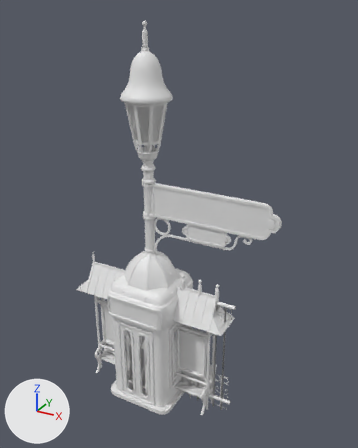
The Blender file Props/Street/Props_Street.blend as it was, and as the next commit left it.
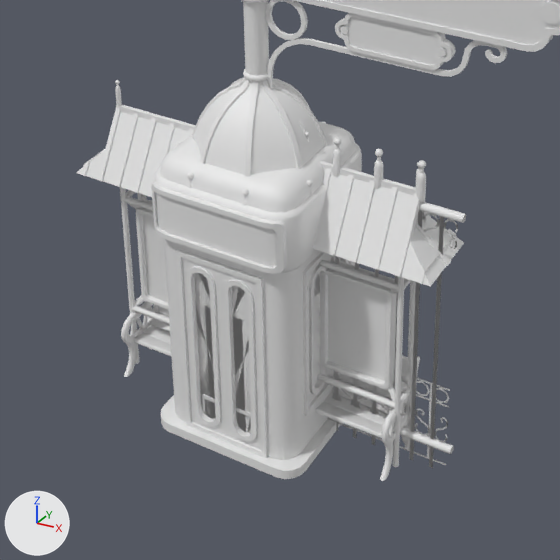
Each version is shown whole from a 50 mm lens placed at (5.14, -8.08, 8.44), pointed at (0.53, 0.3, 4.25), then close up on the part from 13% to 77% of the width and 49% to 100% of the height. Arrows for +X, +Y and +Z are at lower left; the lights stay in place. The older version's two pictures come first.

In view in the first close-up: 'Prop_Street_Bench', 'Prop_Street_Fence_Low_Section', 'Prop_Street_Fence_Tall_Section', 'Prop_Street_NewsPillar', 'Prop_Street_SignBoard', 'Prop_Street_StreetSign', 'Prop_Street_StreetSign_Pole', 'Prop_Street_TelegraphBooth', 'Prop_Street_TelegraphBooth_Door' and 1 more.
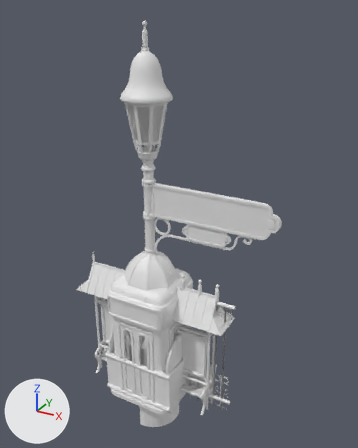
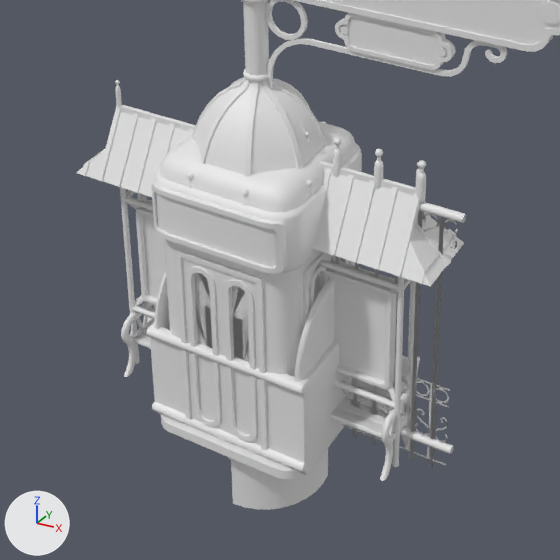
Commit message: Added Street Dumpster

Edits to the bpy script that builds the scene:
```text
Add me_prop_street_dumpster_lid:
    me_prop_street_dumpster_lid.from_pydata(...)  # 138 vertices, 118 faces; spans x 0.0..0.65, y -0.77..0.13, z -0.75..0.75
Add me_prop_street_dumpster:
    me_prop_street_dumpster.from_pydata(...)  # 234 vertices, 257 faces; spans x -0.85..0.85, y -0.75..0.75, z 0.0..1.8
    me_prop_street_dumpster.polygons.foreach_set('use_smooth', [True] * 257)
Add ob_prop_street_dumpster_lid:
    ob_prop_street_dumpster_lid = bpy.data.objects.new('Prop_Street_Dumpster_Lid', me_prop_street_dumpster_lid)
    ob_prop_street_dumpster_lid.location = (0.0, 0.0, 0.0)
    _m = ob_prop_street_dumpster_lid.modifiers.new('WeightedNormal', 'WEIGHTED_NORMAL')
    _m.keep_sharp = True
Add ob_prop_street_dumpster:
    ob_prop_street_dumpster = bpy.data.objects.new('Prop_Street_Dumpster', me_prop_street_dumpster)
    ob_prop_street_dumpster.location = (0.0, 0.0, 0.0)
    _m = ob_prop_street_dumpster.modifiers.new('WeightedNormal', 'WEIGHTED_NORMAL')
    _m.keep_sharp = True
```

Pixel boxes (x1, y1, x2, y2) of what changed, in the close-ups (560 x 560 px):
'Prop_Street_Dumpster', added
    after: (146, 262, 360, 475)
'Prop_Street_Dumpster_Lid', added
    after: (228, 443, 328, 510)
